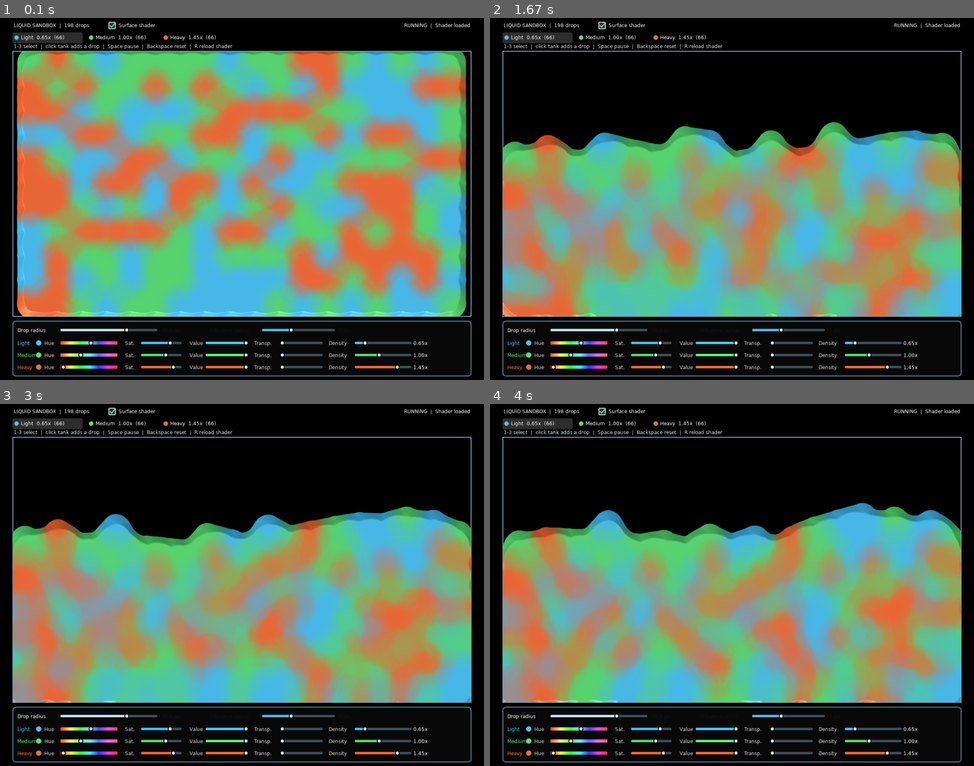
Above: before the commit, frames 1-4 (two rows, left to right).
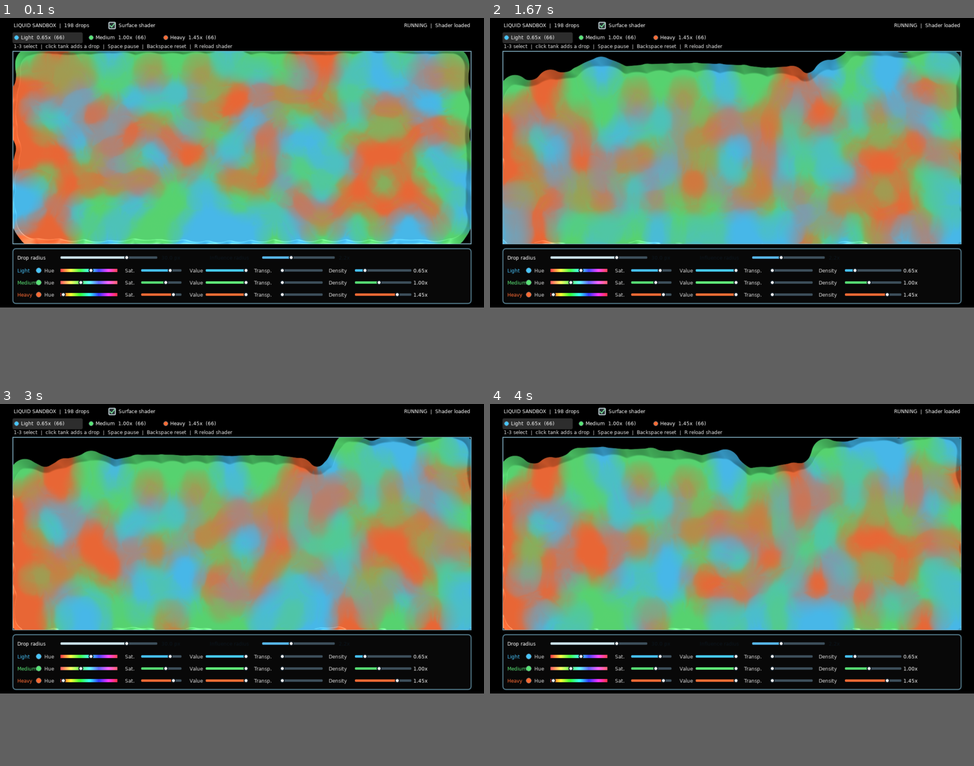
Above: after the commit, the same moments.

Repository: DaiterGG/RealisticLiquidTransfer
Game: LÖVE game, started from LovePreview/main.lua
Two runs of this game, one before a commit and one after it. Both use one fixed random seed, a clock stepped at 60 frames per second and the inputs below.
Inputs (mouse positions are in pixels of both pictures, inside the frame that each line leads up to):
- Up to frame 1 (0.1 s): no input
- Up to frame 2 (1.67 s): move the mouse to (712, 173) at 0.37 s; move the mouse to (562, 267) at 0.87 s; move the mouse to (732, 199) at 1.37 s
- Up to frame 3 (3 s): move the mouse to (309, 483) at 1.87 s; move the mouse to (77, 613) at 2.43 s; move the mouse to (372, 577) at 2.93 s
- Up to frame 4 (4 s): move the mouse to (727, 563) at 3.43 s; move the mouse to (901, 490) at 3.93 s
In our replay, the window is 900x675 before the commit and 900x540 after it. These sizes can differ from the game's own. Grey fills any space a smaller window leaves; there, only what the larger window draws over its background counts as a difference.

The runs differ from the first frame. In frame 1, 62% of the frame differs, in the area x 2-98%, y 9-100%; in frame 2, 66%; in frame 3, 65%; in frame 4, 66%.

Commit message:
Restore preview window height
Co-authored-by: Copilot <223556219+Copilot@users.noreply.github.com>

Diff:
--- a/LovePreview/conf.lua
+++ b/LovePreview/conf.lua
@@ -1,7 +1,7 @@
 function love.conf(t)
     t.window.title = "LÖVE Liquid Sandbox"
     t.window.width = 1200
-    t.window.height = 900
+    t.window.height = 720
     t.window.minwidth = 1100
     t.window.minheight = 480
     t.window.resizable = true
